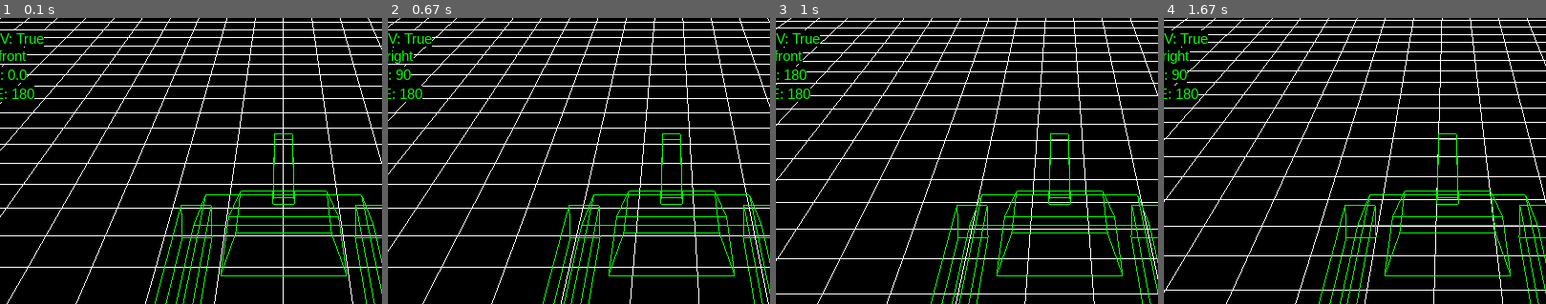
Above: before the commit, frames 1-4 (left to right).
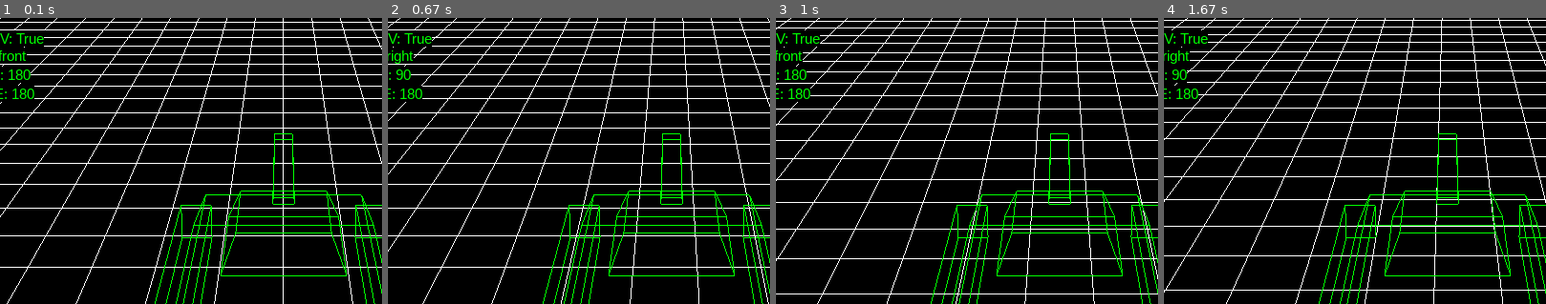
Above: after the commit, the same moments.

Repository: antonioam82/tank_controller
Game: pygame game, started from tank_demo_0.py
Two runs of this game, one before a commit and one after it. Both use one fixed random seed, a clock stepped at 60 frames per second and the inputs below.
Inputs:
- Up to frame 1 (0.1 s): no input
- Up to frame 2 (0.67 s): hold Right from 0.33 s (still down)
- Up to frame 3 (1 s): release Right at 0.8 s; hold Up from 0.83 s (still down)
- Up to frame 4 (1.67 s): release Up at 1.13 s; hold Right 1.17-1.63 s; tap J at 1.23, 1.53 s; tap C at 1.32 s
The pictures show only the part of the screen within x 13-63%, y 0-50%; the shares and areas given below are measured in that part.

The runs differ from the first frame. In frame 1, 0.2% of the frame differs, in the area x 2-8%, y 18-22%; in frame 2, nothing differs; in frame 3, nothing differs; in frame 4, nothing differs.

Commit message:
Creada variable 'new_direction'

Diff:
--- a/tank_demo_0.py
+++ b/tank_demo_0.py
@@ -152,13 +152,14 @@
     sc_y = 0.0
 
     hide_text = False
-    dest_model_angle = 0.0
+    dest_model_angle = 180
     rotating = False
 
     stop_camera = False
     last_cam_pos_x = last_cam_pos_z = 0.0
     scale = 1.0
     direction = 'front'
+    new_direction = 'front' ##################################
 
     bullets = []
     bullet_speed = 0.5 #0.2
